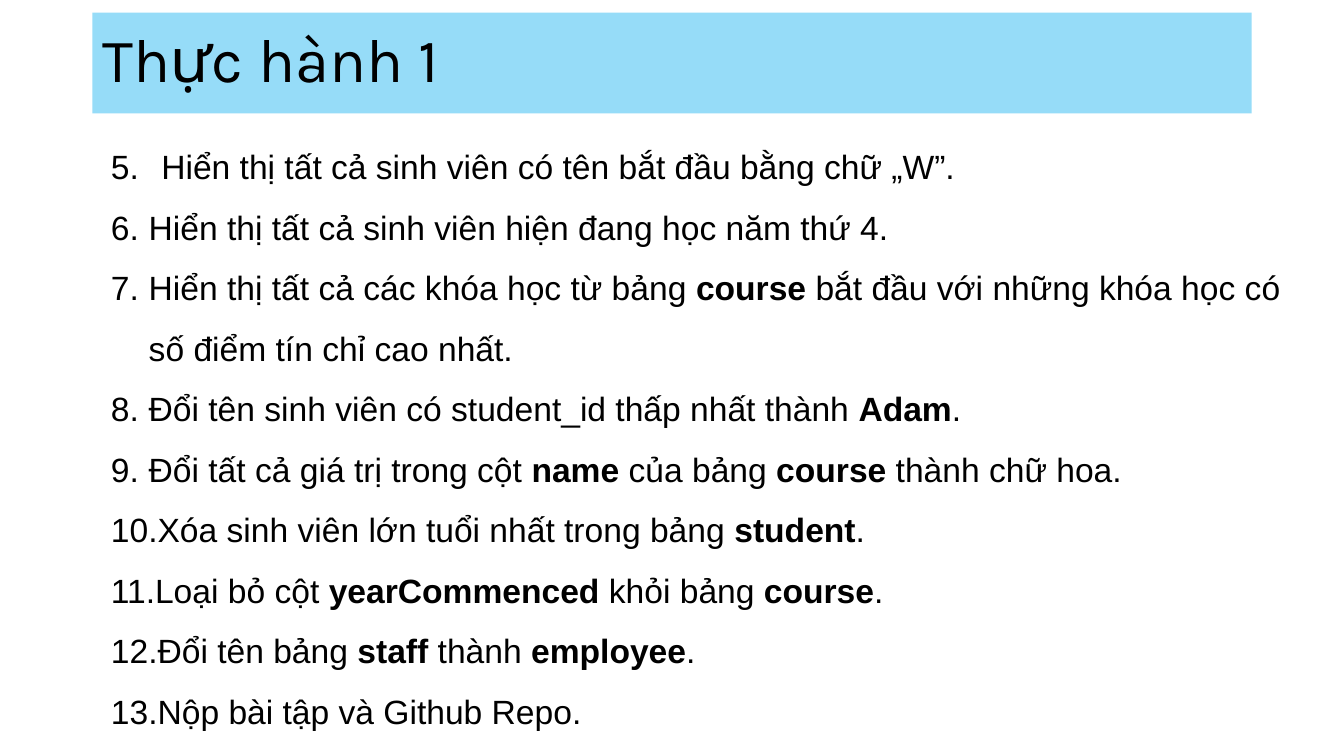
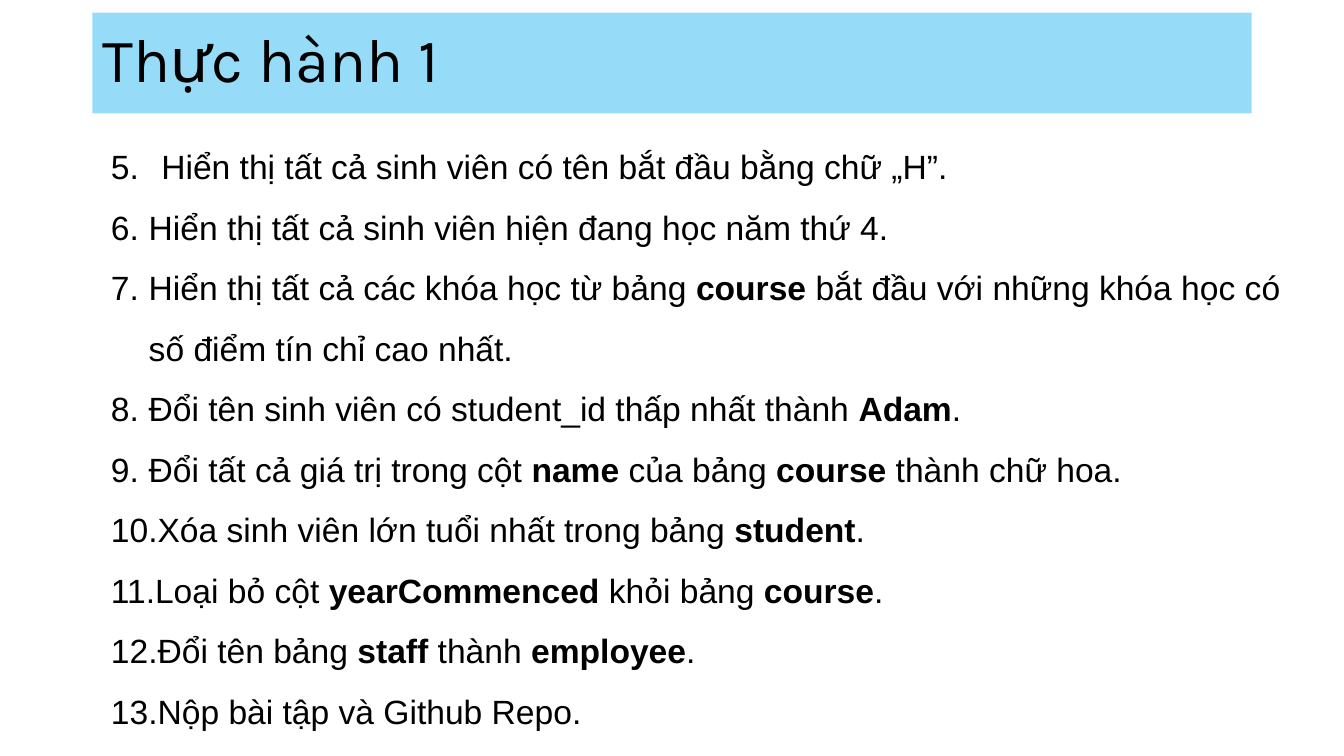
Before and after one commit to lenhattung/osds, a slide deck: slide 9 of 03-Cơ sở dữ liệu nhúng SQLite/SQLite.pptx. Drawn at 1344x756 pixels with LibreOffice and Linux fonts; fonts in the diff are those of the drawing. Boxes give left, top, right and bottom in pixels: in the first picture for what was removed or moved away, otherwise in the second. Text is boxed around its words. In the diff, an @@ line names an element or a change of style, - is before the commit and + after.

```diff
--- a/03-Cơ sở dữ liệu nhúng SQLite/SQLite.pptx
+++ b/03-Cơ sở dữ liệu nhúng SQLite/SQLite.pptx
@@ text at (161,152,947,186): text changed @@
-5. Hiển thị tất cả sinh viên có tên bắt đầu bằng chữ „W”.
+5. Hiển thị tất cả sinh viên có tên bắt đầu bằng chữ „H”.
```
Also in this commit, not shown: 3 other files.
